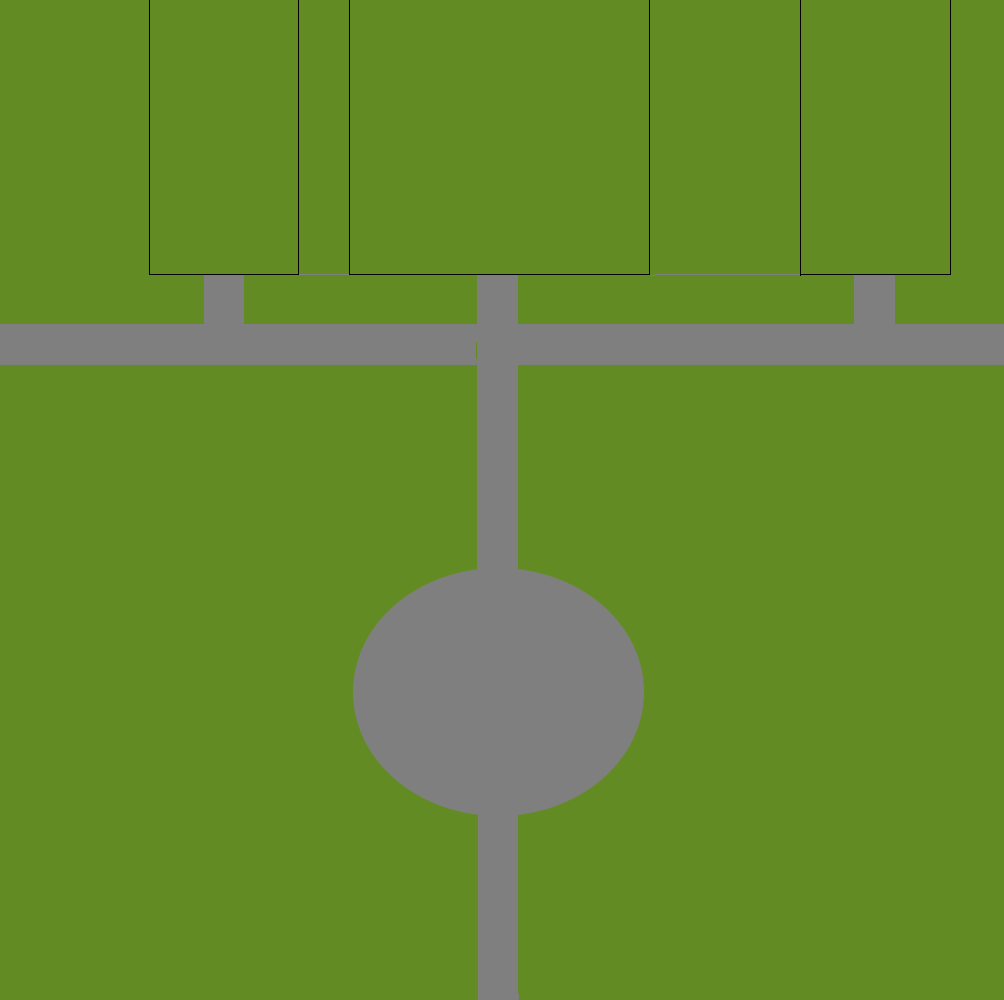
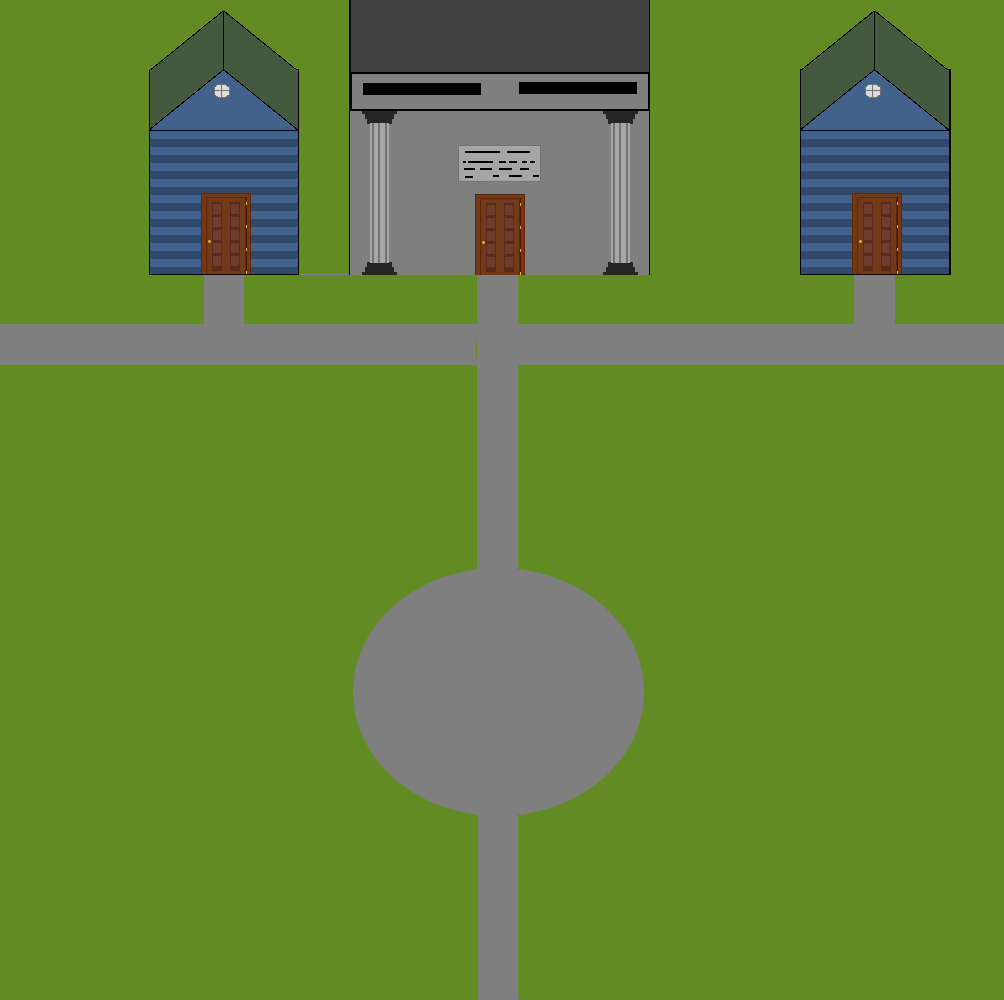
Layered file, before and after one edit (1004 x 1000). Changes by layer:
added layer "Layer 6" above "Layer 5" over [149, 0, 951, 276]
added layer "Layer 5" above "Layer 4" over [149, 11, 299, 275]
added layer "Layer 4" above "Layer 3" over [350, 0, 649, 275]
